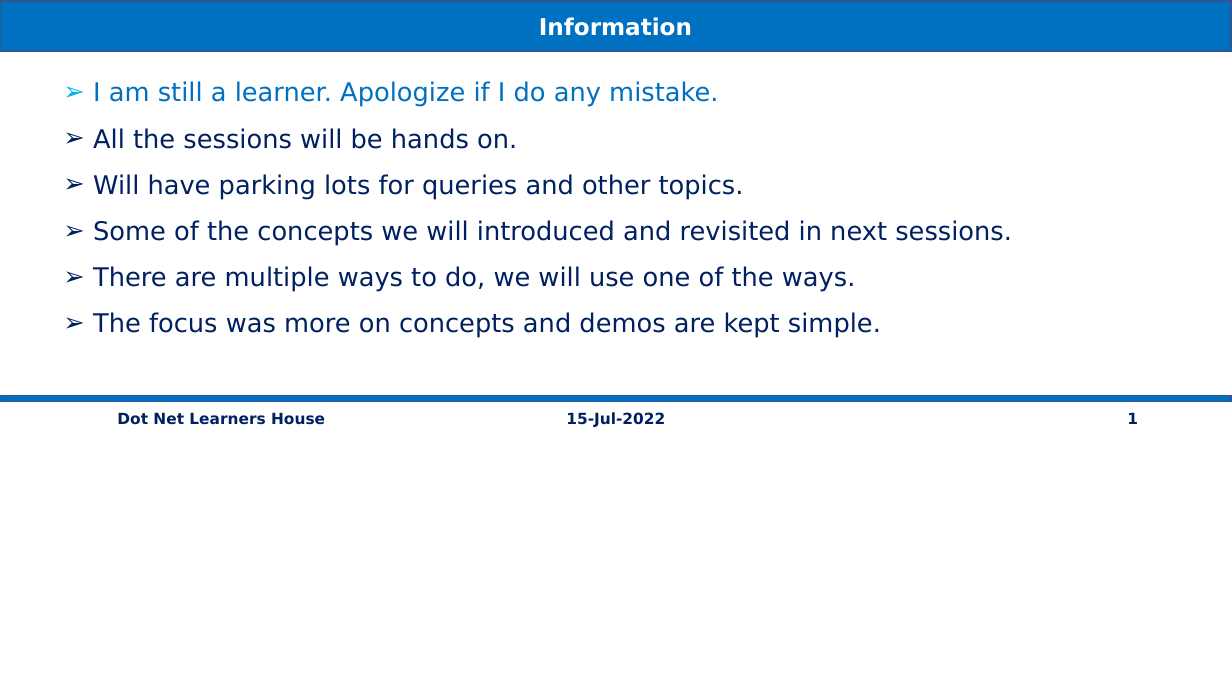
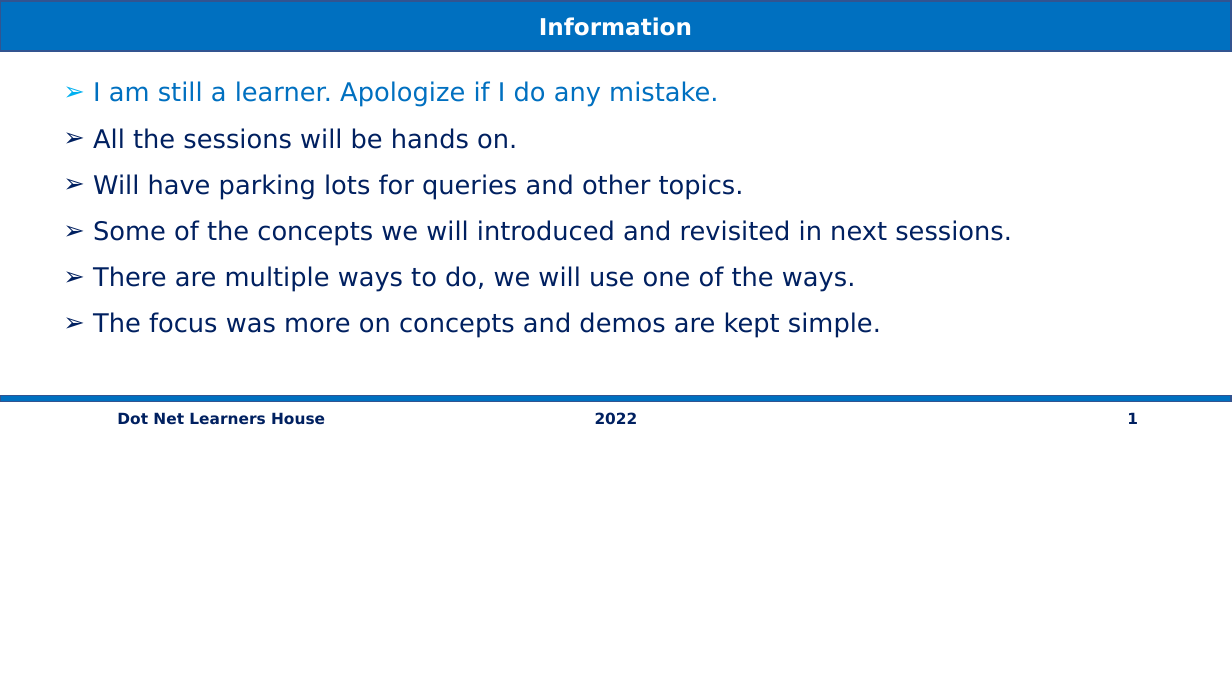
Before and after one commit to vishipayyallore/eshop-main, a slide deck: slide 2 of Documentation/Architecture.pptx (slide 3 before the commit). Drawn at 1232x693 pixels with LibreOffice and Linux fonts; fonts in the diff are those of the drawing. Boxes give left, top, right and bottom in pixels: in the first picture for what was removed or moved away, otherwise in the second. Text is boxed around its words. In the diff, an @@ line names an element or a change of style, - is before the commit and + after.

```diff
--- a/Documentation/Architecture.pptx
+++ b/Documentation/Architecture.pptx
@@ text at (x1=595, y1=412, x2=638, y2=425): text changed @@
-15-Jul-2022
+2022
```
Also in this commit, not shown: 2 slides added, 1 other file.
